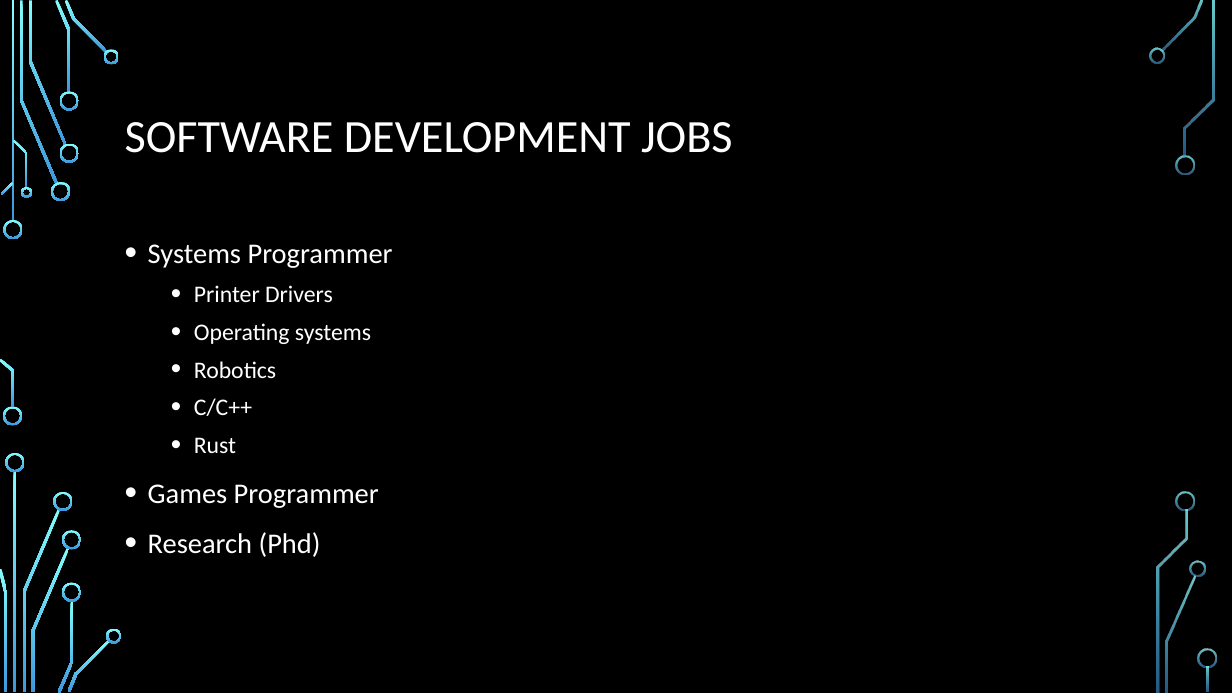
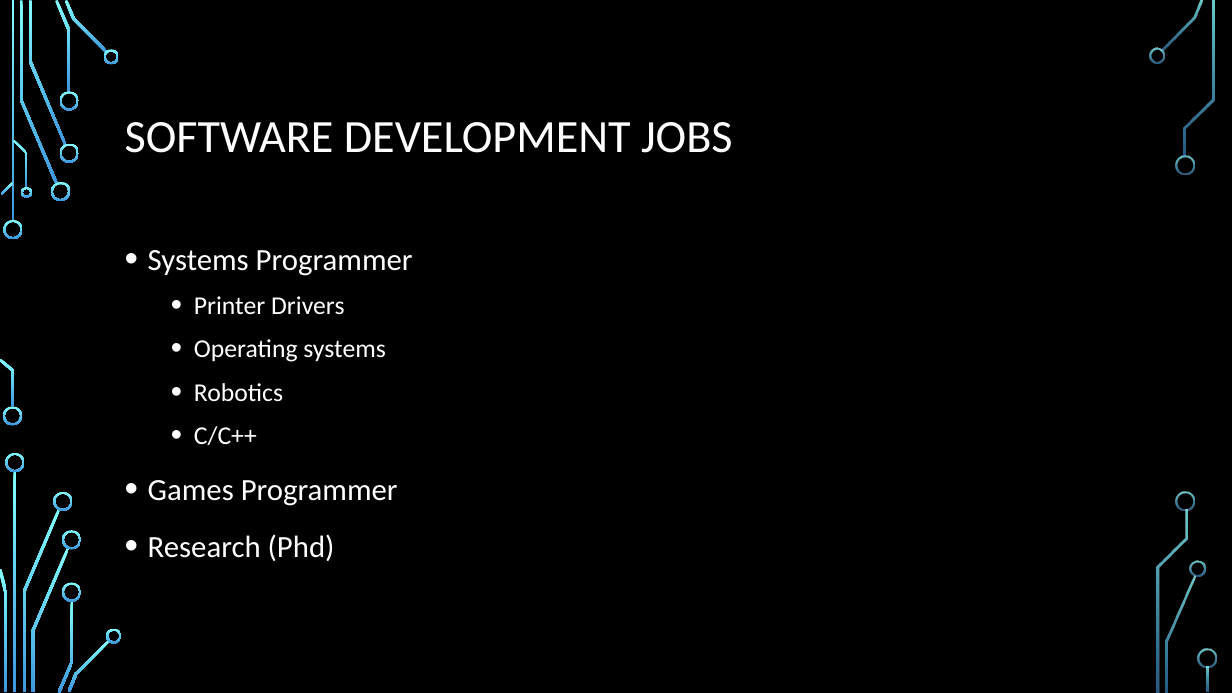
Before and after one commit to daviddcbud/TrainingApp, a slide deck: slide 22 of PowerPointSlids.pptx. Drawn at 1232x693 pixels with LibreOffice and Linux fonts; fonts in the diff are those of the drawing; background and template pictures are left out. Boxes give left, top, right and bottom in pixels: in the first picture for what was removed or moved away, otherwise in the second. Text is boxed around its words. In the diff, an @@ line names an element or a change of style, - is before the commit and + after.

Commit message:
slide change

```diff
--- a/PowerPointSlids.pptx
+++ b/PowerPointSlids.pptx
@@ text "Systems Programmer" at [148, 250, 413, 561]: size 22.2 to 24 pt in "Systems Programmer", "Games Programmer", "Research (Phd)"; size 18.5 to 20 pt in "Printer Drivers", "Operating systems", "Robotics", "C/C++"; line spacing 1.1 to 1.2 @@
@@ text at [194, 437, 236, 453]: paragraph removed @@
-  • Rust
```
